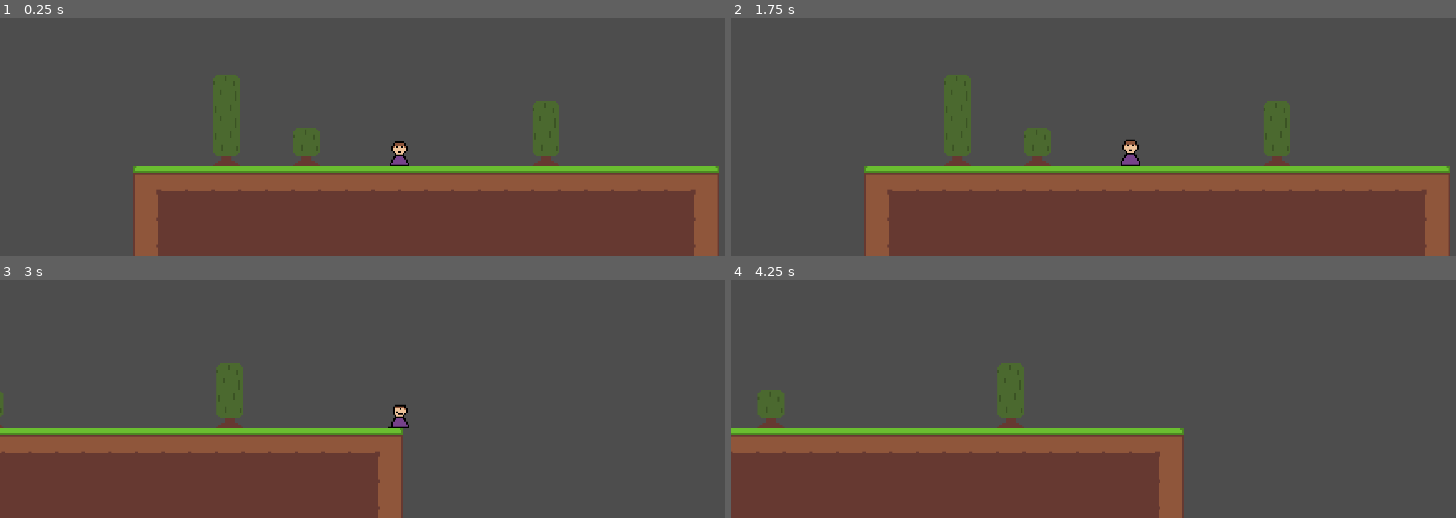
Above: before the commit, frames 1-4 (two rows, left to right).
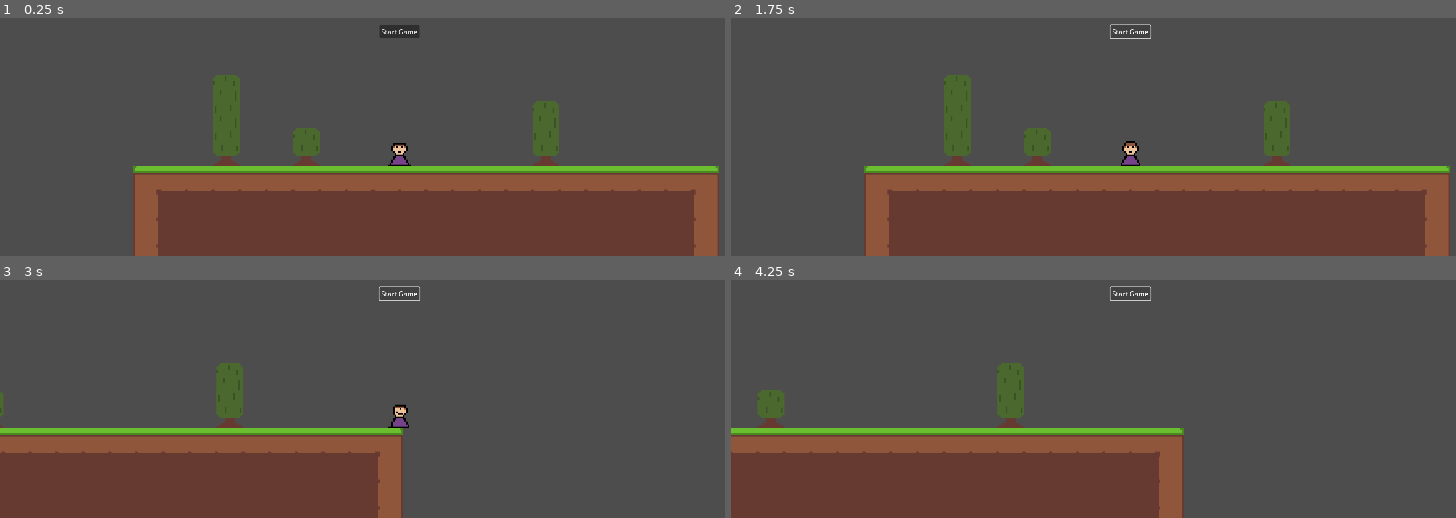
Above: after the commit, the same moments.

Repository: victorvermot/godot_sandbox
Game: Godot game, scene res://assets/scenes/main.tscn
Same seed, same stepped clock (60 frames per second), same inputs: the game is played once before the commit and once after it.
Inputs (mouse positions are in pixels of both pictures, inside the frame that each line leads up to):
- Up to frame 1 (0.25 s): no input
- Up to frame 2 (1.75 s): click (1129, 32) at 0.5 s, where only the run after the commit has a clickable "Start Game"; click (1129, 32) at 1.25 s, where only the run after the commit has a clickable "Start Game"
- Up to frame 3 (3 s): tap Enter (ui_accept) at 2, 2.27 s; hold D (move_right) from 2.03 s (still down)
- Up to frame 4 (4.25 s): tap Enter (ui_accept) at 3.02 s; release D (move_right) at 3.53 s; hold A (move_left) from 3.53 s (still down)

The runs differ from the first frame. In frame 1, 0.3% of the frame differs, in the area x 52-58%, y 2-63%; in frame 2, 0.2%; in frame 3, 0.1%; in frame 4, 0.1%.

Commit message:
ui and signal testing

Diff:
--- /dev/null
+++ b/assets/scenes/OnPlayerEnter.gd
@@ -0,0 +1,23 @@
+extends Area2D
+
+@export var sprite : Sprite2D
+
+# Called when the node enters the scene tree for the first time.
+func _ready() -> void:
+	pass # Replace with function body.
+
+
+# Called every frame. 'delta' is the elapsed time since the previous frame.
+func _process(delta: float) -> void:
+	pass
+
+
+func _on_body_entered(body: Node2D) -> void:
+	print("Player entered")
+	if body is Player:
+		sprite.visible = true
+
+
+func _on_body_exited(body: Node2D) -> void:
+	if body is Player:
+		sprite.visible = false;
--- /dev/null
+++ b/assets/scenes/button.gd
@@ -0,0 +1,15 @@
+extends Button
+
+
+# Called when the node enters the scene tree for the first time.
+func _ready() -> void:
+	pass # Replace with function body.
+
+
+# Called every frame. 'delta' is the elapsed time since the previous frame.
+func _process(delta: float) -> void:
+	pass
+
+
+func _on_pressed() -> void:
+	print("Button Clicked")
--- /dev/null
+++ b/assets/scenes/hud.tscn
@@ -0,0 +1,31 @@
+[gd_scene load_steps=2 format=3 uid="uid://bsehfj3xyhung"]
+
+[ext_resource type="Script" path="res://assets/scenes/button.gd" id="1_gde2l"]
+
+[node name="Control" type="Control"]
+layout_mode = 3
+anchors_preset = 15
+anchor_right = 1.0
+anchor_bottom = 1.0
+grow_horizontal = 2
+grow_vertical = 2
+tooltip_text = "Test tooltip"
+mouse_default_cursor_shape = 6
+
+[node name="Button" type="Button" parent="."]
+layout_mode = 1
+anchors_preset = 8
+anchor_left = 0.5
+anchor_top = 0.5
+anchor_right = 0.5
+anchor_bottom = 0.5
+offset_left = -38.0
+offset_top = -15.5
+offset_right = 38.0
+offset_bottom = 15.5
+grow_horizontal = 2
+grow_vertical = 2
+text = "Start Game"
+script = ExtResource("1_gde2l")
+
+[connection signal="pressed" from="Button" to="Button" method="_on_pressed"]
--- a/assets/scenes/main.tscn
+++ b/assets/scenes/main.tscn
@@ -1,7 +1,9 @@
-[gd_scene load_steps=5 format=4 uid="uid://cfrv23r87sxjv"]
+[gd_scene load_steps=7 format=4 uid="uid://cfrv23r87sxjv"]
 
 [ext_resource type="PackedScene" uid="uid://cv7u5to81ldwg" path="res://assets/scenes/player.tscn" id="1_hapdu"]
+[ext_resource type="PackedScene" uid="uid://dre58pjh6spox" path="res://assets/scenes/outline.tscn" id="2_5lfpd"]
 [ext_resource type="Texture2D" uid="uid://dhittcw3l0uua" path="res://assets/sprites/tileset.png" id="2_68nvk"]
+[ext_resource type="PackedScene" uid="uid://bsehfj3xyhung" path="res://assets/scenes/hud.tscn" id="4_sjcbh"]
 
 [sub_resource type="TileSetAtlasSource" id="TileSetAtlasSource_tufe7"]
 texture = ExtResource("2_68nvk")
@@ -40,3 +42,11 @@
 [node name="TileMapLayer" type="TileMapLayer" parent="Node2D"]
 tile_map_data = PackedByteArray("AAD//wEAAQABAAAAAAAAAAEAAQABAAAAAAABAAEAAQABAAAAAAACAAEAAQABAAAAAAD+/wEAAQABAAAAAAD9/w …(2176 unchanged characters)…
 tile_set = SubResource("TileSet_62qjx")
+
+[node name="Outline" parent="." instance=ExtResource("2_5lfpd")]
+position = Vector2(114, -10)
+
+[node name="CanvasLayer" type="CanvasLayer" parent="."]
+
+[node name="Control" parent="CanvasLayer" instance=ExtResource("4_sjcbh")]
+size_flags_horizontal = 0
--- /dev/null
+++ b/assets/scenes/outline.tscn
@@ -0,0 +1,27 @@
+[gd_scene load_steps=4 format=3 uid="uid://dre58pjh6spox"]
+
+[ext_resource type="Texture2D" uid="uid://caw4rji2sx18d" path="res://assets/sprites/outline.png" id="1_r8cbr"]
+[ext_resource type="Script" path="res://assets/scenes/OnPlayerEnter.gd" id="2_1bnse"]
+
+[sub_resource type="RectangleShape2D" id="RectangleShape2D_50ofi"]
+size = Vector2(16, 16)
+
+[node name="Outline" type="Node2D"]
+
+[node name="Sprite2D" type="Sprite2D" parent="."]
+visible = false
+position = Vector2(0, 7.15256e-07)
+scale = Vector2(3.1875, 2.5)
+texture = ExtResource("1_r8cbr")
+metadata/_edit_group_ = true
+
+[node name="Area2D" type="Area2D" parent="Sprite2D" node_paths=PackedStringArray("sprite")]
+visible = false
+script = ExtResource("2_1bnse")
+sprite = NodePath("..")
+
+[node name="CollisionShape2D" type="CollisionShape2D" parent="Sprite2D/Area2D"]
+shape = SubResource("RectangleShape2D_50ofi")
+
+[connection signal="body_entered" from="Sprite2D/Area2D" to="Sprite2D/Area2D" method="_on_body_entered"]
+[connection signal="body_exited" from="Sprite2D/Area2D" to="Sprite2D/Area2D" method="_on_body_exited"]
--- a/assets/scenes/player.tscn
+++ b/assets/scenes/player.tscn
@@ -68,9 +68,9 @@
 [node name="AnimatedSprite2D" type="AnimatedSprite2D" parent="."]
 z_index = 5
 sprite_frames = SubResource("SpriteFrames_7dsl0")
-animation = &"idle"
+animation = &"walk"
 autoplay = "idle"
-frame_progress = 0.955318
+frame_progress = 0.627867
 
 [node name="CollisionShape2D" type="CollisionShape2D" parent="."]
 position = Vector2(0, 2)
--- a/assets/sprites/playerMovement.gd
+++ b/assets/sprites/playerMovement.gd
@@ -1,5 +1,5 @@
 extends CharacterBody2D
-
+class_name Player
 
 const SPEED = 200.0
 const JUMP_VELOCITY = -300.0
@@ -17,7 +17,6 @@
 	# Get the input direction and handle the movement/deceleration.
 	# As good practice, you should replace UI actions with custom gameplay actions.
 	var direction := Input.get_axis("move_left", "move_right")
-	print("Moving into direction " + str(direction))
 	if direction:
 		handle_animation(direction)
 		velocity.x = direction * SPEED
--- /dev/null
+++ b/assets/themes/new_theme.tres
@@ -0,0 +1,5 @@
+[gd_resource type="Theme" format=3 uid="uid://ctb8u54aqsjs3"]
+
+[resource]
+/colors/red = Color(0.729983, 0.233848, 0.759211, 1)
+Button/colors/font_color = Color(0.71935, 0.957516, 0.573881, 1)
Binary file added: assets/sprites/outline.png
Not shown, added: assets/sprites/outline.png.import
